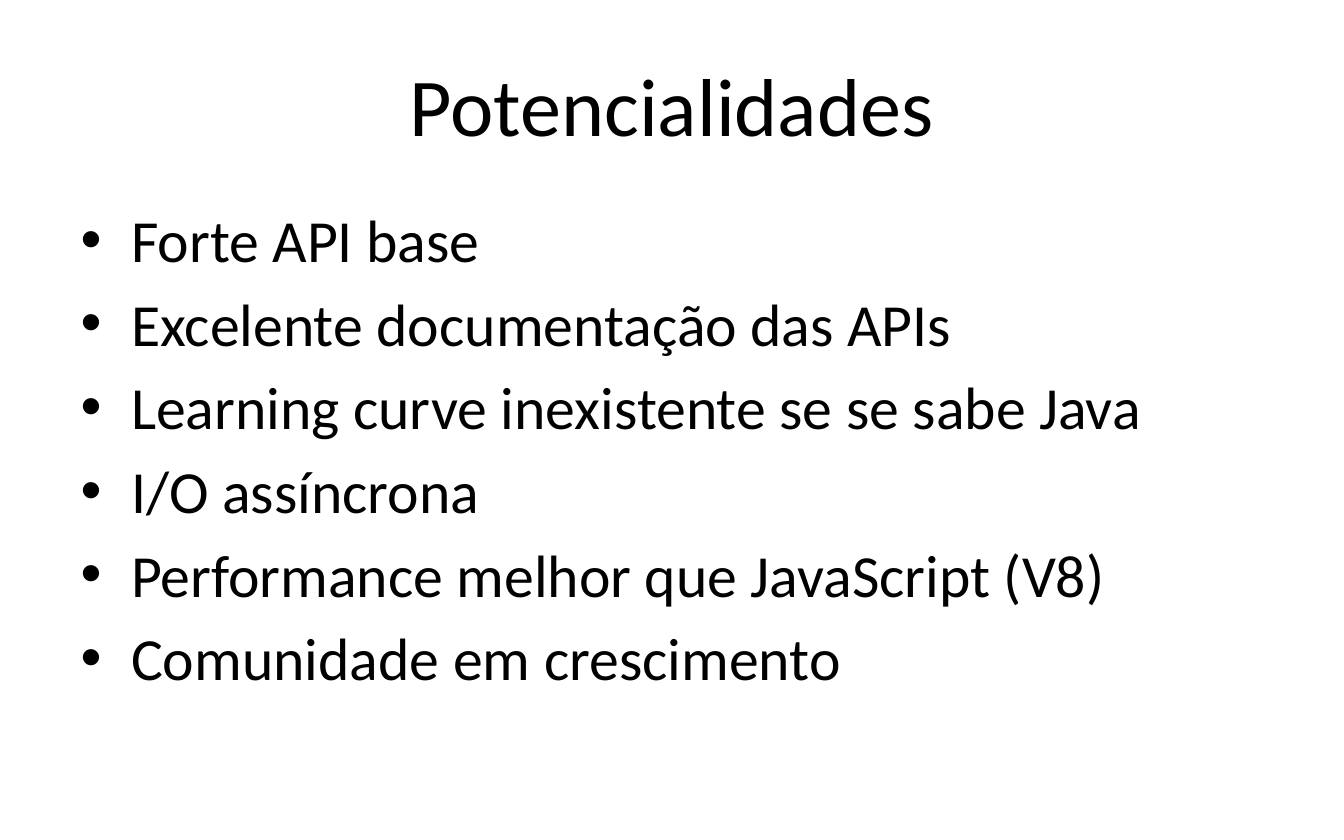
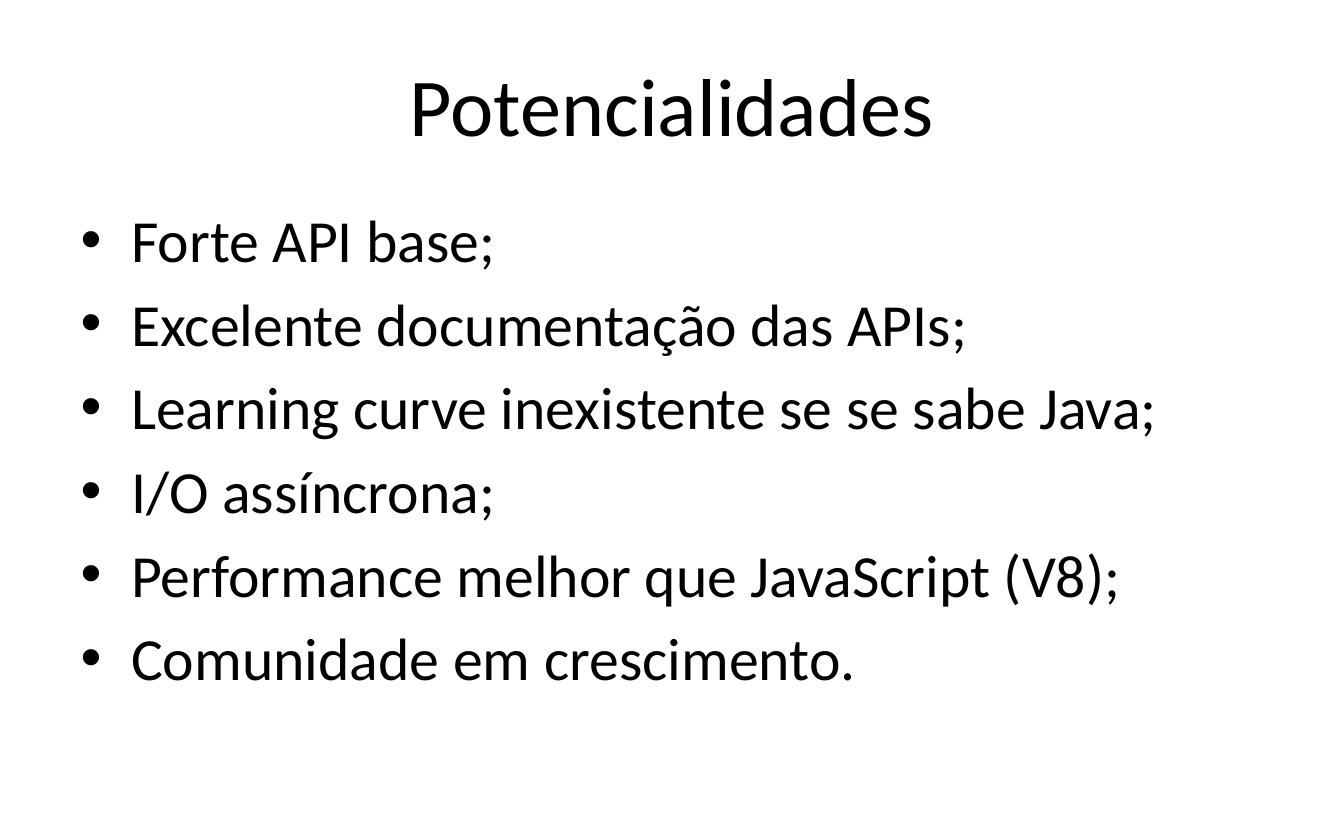
Before and after one commit to iptomar/letrinhas_si, a slide deck: slide 42 of Apresentacoes/v01.pptx (slide 36 before the commit). Drawn at 1344x840 pixels with LibreOffice and Linux fonts; fonts in the diff are those of the drawing; background and template pictures are left out. Boxes give left, top, right and bottom in pixels: in the first picture for what was removed or moved away, otherwise in the second. Text is boxed around its words. In the diff, an @@ line names an element or a change of style, - is before the commit and + after.

```diff
--- a/Apresentacoes/v01.pptx
+++ b/Apresentacoes/v01.pptx
@@ text at [131,220,1156,681]: text changed @@
-• Forte API base
-• Excelente documentação das APIs
-• Learning curve inexistente se se sabe Java
-• I/O assíncrona
-• Performance melhor que JavaScript (V8)
-• Comunidade em crescimento
+• Forte API base;
+• Excelente documentação das APIs;
+• Learning curve inexistente se se sabe Java;
+• I/O assíncrona;
+• Performance melhor que JavaScript (V8);
+• Comunidade em crescimento.
```
Also in this commit, not shown: 10 other slides changed, 6 slides added.
